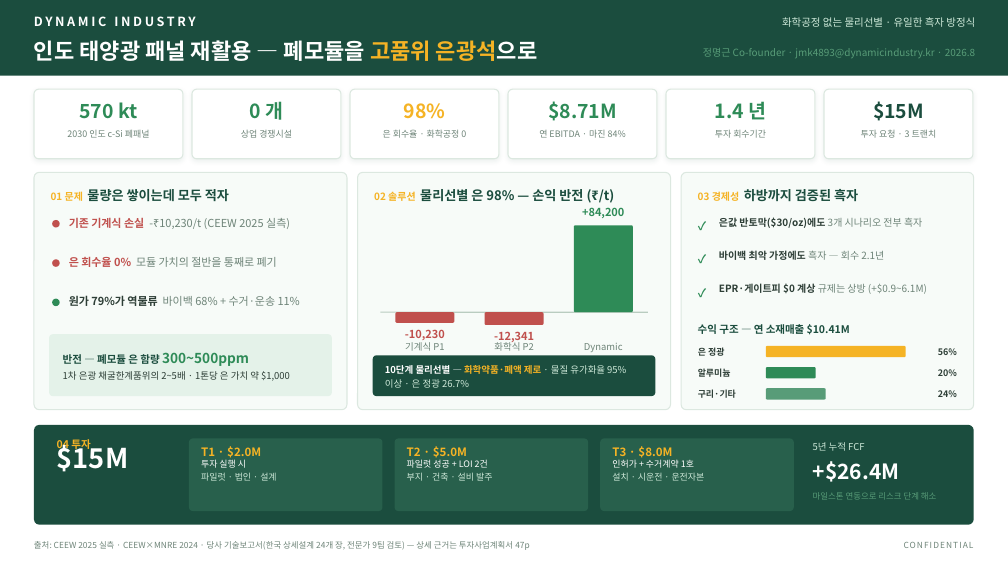
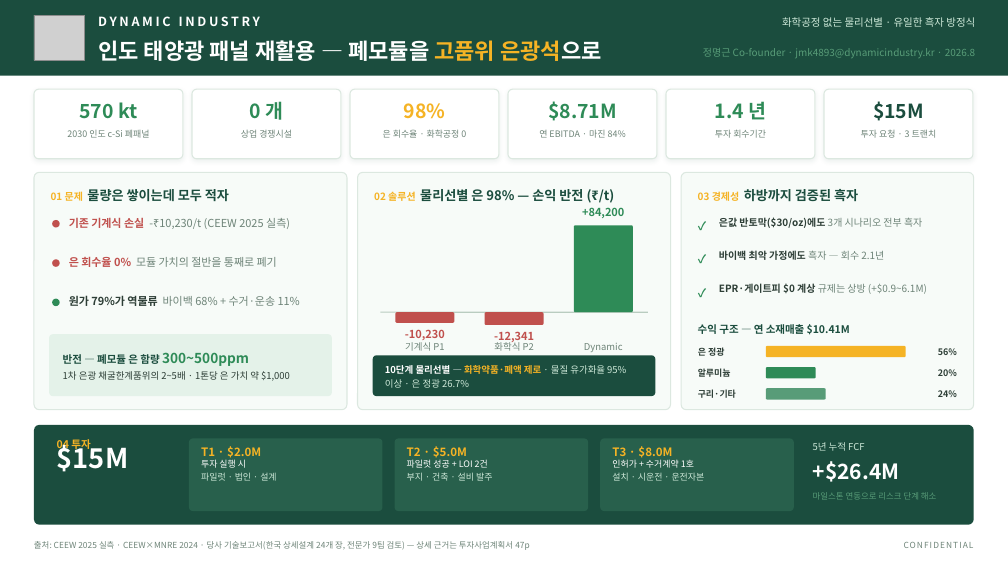
Before and after one commit to jmk4893-sys/Dynamic-industry, a slide deck: slide 1 of Dynamic_Industry_One_Page_Dashboard.pptx. Drawn at 1008x567 pixels with LibreOffice and Linux fonts; fonts in the diff are those of the drawing; grey boxes stand for pictures. Boxes give left, top, right and bottom in pixels: in the first picture for what was removed or moved away, otherwise in the second. Text is boxed around its words. In the diff, an @@ line names an element or a change of style, - is before the commit and + after.

```diff
--- a/Dynamic_Industry_One_Page_Dashboard.pptx
+++ b/Dynamic_Industry_One_Page_Dashboard.pptx
@@ picture added at [34,15,85,60] @@
@@ text "DYNAMIC INDUSTRY": place and size @@
-text "DYNAMIC INDUSTRY" at [34,16,195,26]
+text "DYNAMIC INDUSTRY" at [98,16,260,26]
@@ text "인도 태양광 패널 재활용 — ...": place and size @@
-text "인도 태양광 패널 재활용 — ..." at [34,40,537,61]
+text "인도 태양광 패널 재활용 — ..." at [98,40,601,61]
```
Also in this commit, not shown: 8 other files.
